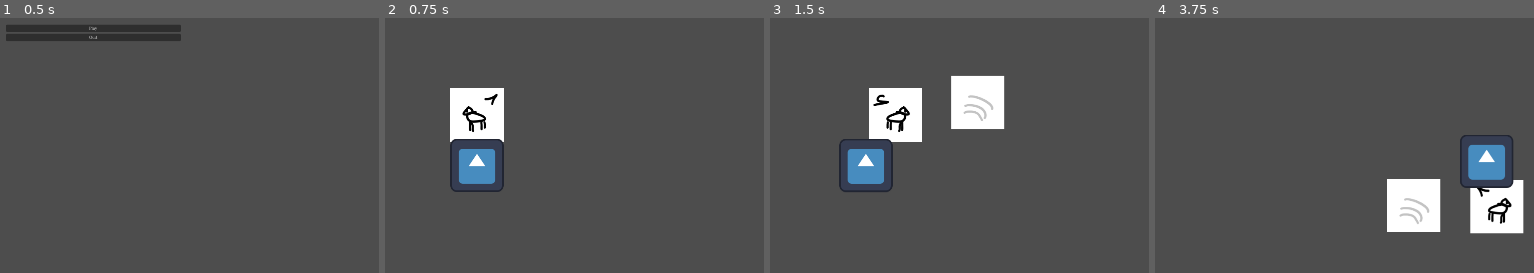
Above: before the commit, frames 1-4 (left to right).
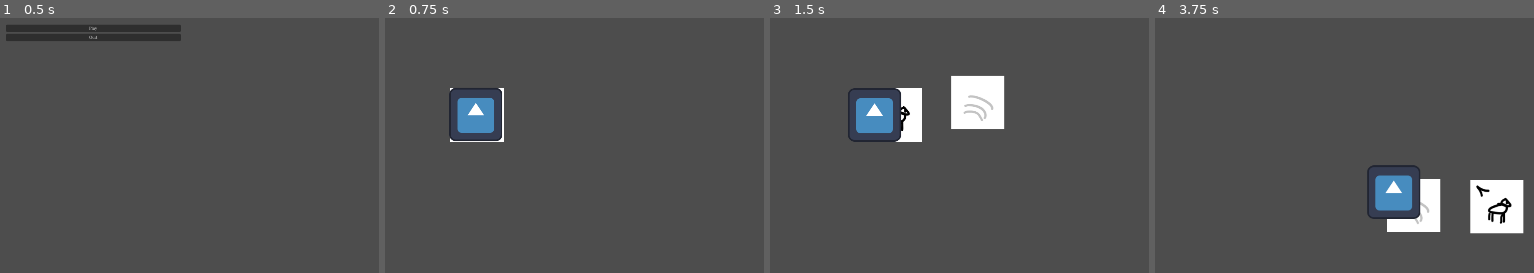
Above: after the commit, the same moments.

Repository: RobertKadak/GameCamp-2024
Game: Godot game, scene res://Menu folder/menu.tscn
Same seed, same stepped clock (60 frames per second), same inputs: the game is played once before the commit and once after it. The engine's default icon, where the game draws it, is replaced by a stand-in: a white triangle on a blue panel in a dark square.
Inputs (mouse positions are in pixels of both pictures, inside the frame that each line leads up to):
- Up to frame 1 (0.5 s): no input
- Up to frame 2 (0.75 s): click "Play" at 0.5 s
- Up to frame 3 (1.5 s): move the mouse to (1039, 91) at 1.27 s; hold D (move_right) from 1.28 s (still down); tap Space (attack_melee) at 1.35 s
- Up to frame 4 (3.75 s): move the mouse to (outside the picture) at 2.02 s; release D (move_right) at 2.03 s; hold S (move_down) 2.03-2.78 s; tap Space (attack_melee) at 2.1, 2.85, 3.6 s; move the mouse to (outside the picture) at 2.77 s; hold D (move_right) 2.78-3.53 s; move the mouse to (1208, 204) at 3.52 s; hold W (move_up) from 3.53 s (still down)

Frame 1 is identical in both runs. In frame 2, 4.4% of the frame differs, in the area x 16-32%, y 27-69%; in frame 3, 3.9%; in frame 4, 4.1%.

Commit message:
Attacking + damage

Diff:
--- a/characters/player/player.gd
+++ b/characters/player/player.gd
@@ -29,6 +29,10 @@
 	_melee.position = melee_attack_position
 
 	if Input.is_action_just_pressed("attack_melee"):
+		for body in _melee.get_overlapping_bodies():
+			if body.is_in_group("Enemy"):
+				body.receive_damage(1)
+
 		_melee.get_node("MeleeAnimatedSprite2D").show()
 		_melee.get_node("MeleeAnimatedSprite2D").play("melee")
 	else:
--- a/characters/player/player.tscn
+++ b/characters/player/player.tscn
@@ -44,6 +44,7 @@
 size = Vector2(128, 128)
 
 [node name="CharacterBody2D" type="CharacterBody2D"]
+collision_layer = 2
 script = ExtResource("1_cwafh")
 
 [node name="WalkingAnimatedSprite2D" type="AnimatedSprite2D" parent="."]
@@ -54,7 +55,8 @@
 [node name="CollisionShape2D" type="CollisionShape2D" parent="."]
 shape = SubResource("RectangleShape2D_f42hs")
 
-[node name="Melee" type="Node2D" parent="."]
+[node name="Melee" type="Area2D" parent="."]
+collision_mask = 3
 
 [node name="MeleeAnimatedSprite2D" type="AnimatedSprite2D" parent="Melee"]
 sprite_frames = SubResource("SpriteFrames_1hmyh")
--- a/project.godot
+++ b/project.godot
@@ -23,6 +23,10 @@
 window/size/resizable=false
 window/size/borderless=true
 window/stretch/mode="viewport"
+
+[global_group]
+
+Enemy=""
 
 [input]
 
--- a/scenes/enemy.tscn
+++ b/scenes/enemy.tscn
@@ -1,9 +1,9 @@
-[gd_scene load_steps=3 format=3 uid="uid://bep843k7yixqs"]
+[gd_scene load_steps=3 format=3 uid="uid://4tbot0pb2xdg"]
 
 [ext_resource type="Script" path="res://scripts/enemy.gd" id="1_tmeau"]
 [ext_resource type="Texture2D" uid="uid://dw5dmyjvtghis" path="res://icon.svg" id="2_jwicp"]
 
-[node name="enemy" type="CharacterBody2D"]
+[node name="enemy" type="CharacterBody2D" groups=["Enemy"]]
 collision_layer = 2
 script = ExtResource("1_tmeau")
 
--- a/scripts/enemy.gd
+++ b/scripts/enemy.gd
@@ -10,3 +10,9 @@
 	navigation_agent.target_position = target_to_chase.global_position
 	velocity = global_position.direction_to(navigation_agent.get_next_path_position()) * speed
 	move_and_slide()
+
+func receive_damage(hp: int):
+	health -= 1
+
+	if health <= 0:
+		queue_free()
